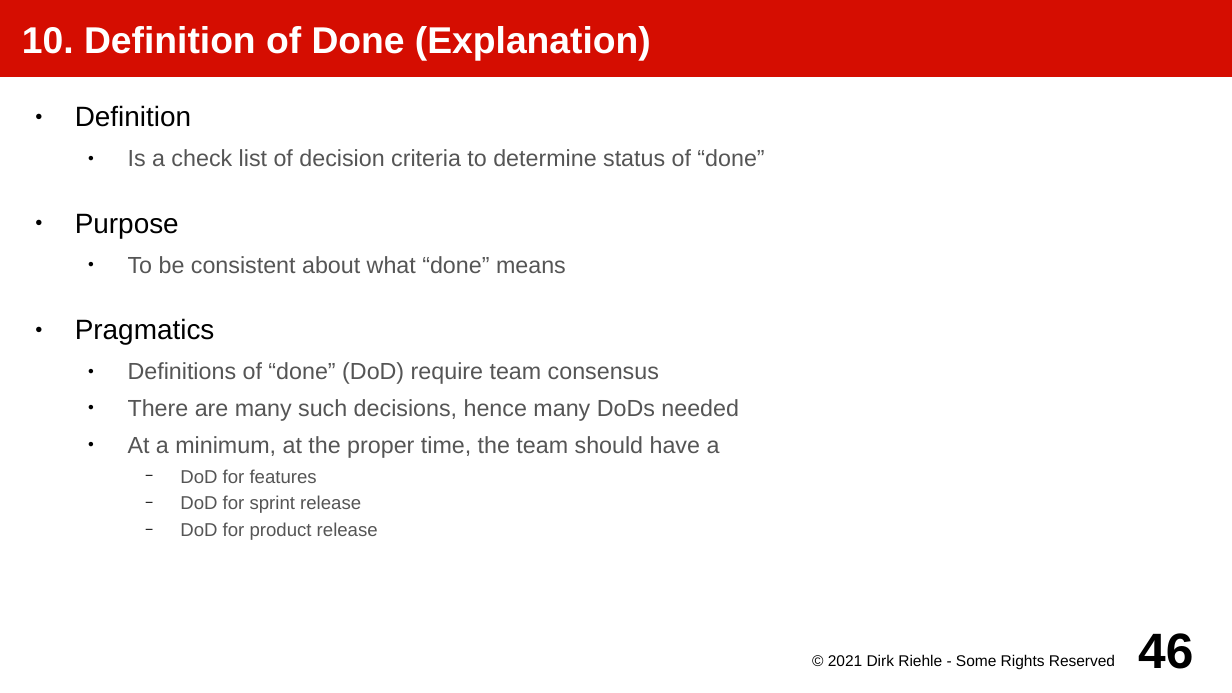
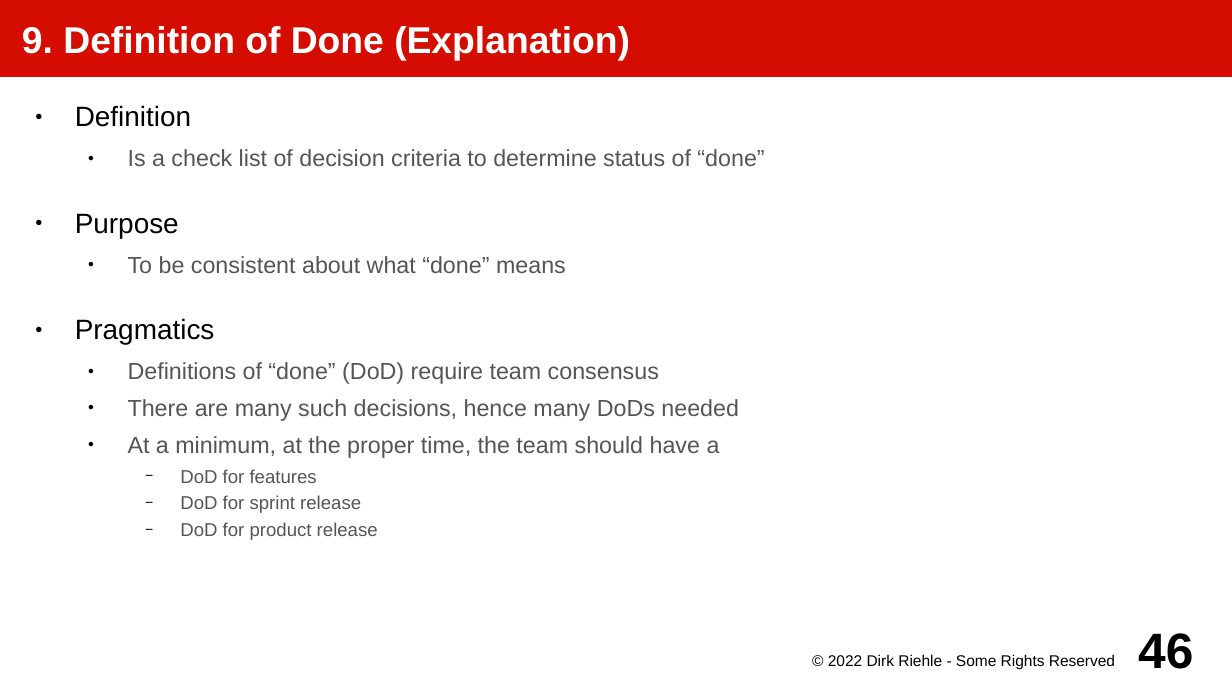
Before and after one commit to dirkriehle/amos-course, a slide deck: slide 46 of Lecture slides/AMOS A02 - Project Setup.odp. Drawn at 1232x693 pixels with LibreOffice and Linux fonts; fonts in the diff are those of the drawing. Boxes give left, top, right and bottom in pixels: in the first picture for what was removed or moved away, otherwise in the second. Text is boxed around its words. In the diff, an @@ line names an element or a change of style, - is before the commit and + after.

```diff
--- a/Lecture slides/AMOS A02 - Project Setup.odp
+++ b/Lecture slides/AMOS A02 - Project Setup.odp
@@ title at [22, 26, 630, 61]: text changed @@
-10. Definition of Done (Explanation)
+9. Definition of Done (Explanation)
@@ text at [828, 654, 1115, 670]: text changed @@
-© 2021 Dirk Riehle - Some Rights Reserved
+© 2022 Dirk Riehle - Some Rights Reserved
```
Also in this commit, not shown: 49 other slides changed, 24 other files.
